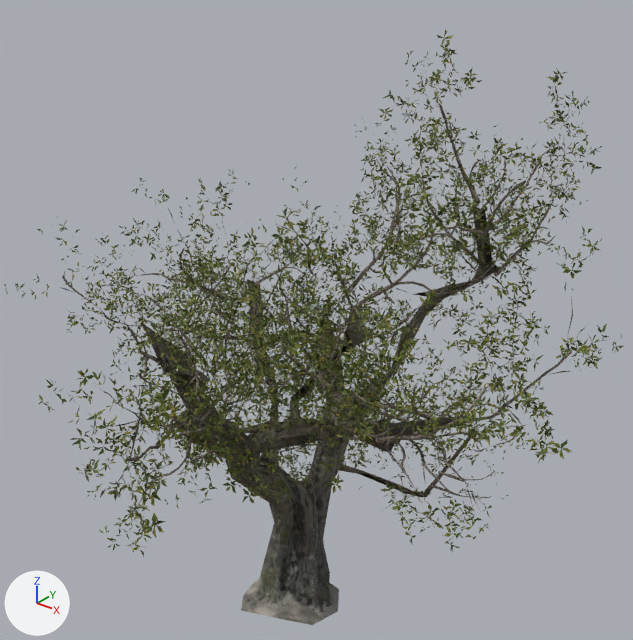
One commit to the glTF model public/assets/realistic/island_tree_01-low.glb: the scene before it, then after it.
The view is the same before and after, from a camera (50 mm lens) standing at (4.14, -4.76, 5.9) and looking at (0.06, 0.34, 2.74). The lights are fixed; the arrows at lower left show +X, +Y and +Z. The picture after the commit comes second. Where no turn or scale is listed for an object, it has been applied to the vertices. Vertices at exactly the same position are counted once.

Names of what the first picture shows: 'island_tree_01_LOD0'.
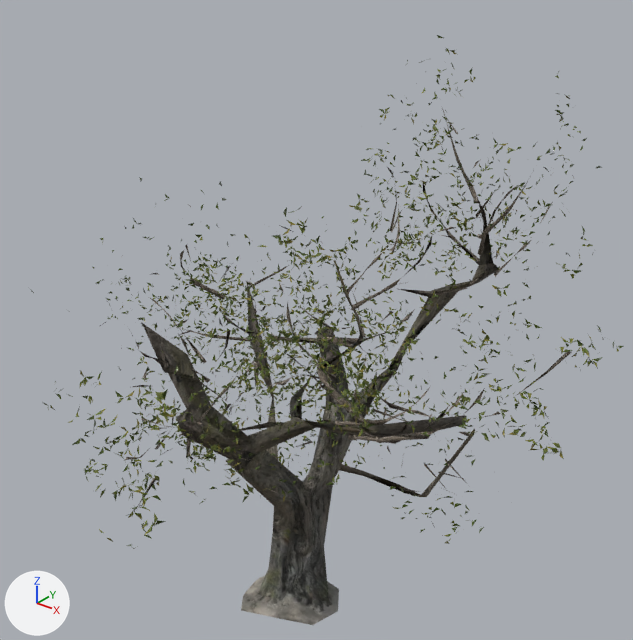
Where the newer file only moved an object's origin or applied its transform, the numbers keep the older frame.

Pixel boxes [x1, y1, x2, y2] of what changed, in the pictures (633 x 640 px):
'island_tree_01_LOD0', reshaped
    before: [4, 29, 623, 625]
    after: [31, 35, 623, 625]
part 1 of me_island_trees_01_blockout_cleaned, deleted
    before: [4, 29, 622, 557]
part 2 of me_island_trees_01_blockout_cleaned, cut back
    before: [31, 47, 614, 602]
    after: [55, 50, 602, 600]
part 3 of me_island_trees_01_blockout_cleaned, surface changed
    before: [386, 166, 419, 275]
    after: [219, 167, 419, 334]

The edits, one by one:
me_island_trees_01_blockout_cleaned is used by ob_island_tree_01_lod0; location (0.042, 0.169, 2.495).
me_island_trees_01_blockout_cleaned had 74937 vertices, 34627 faces and spanned x -2.37..2.37, y -2.4..2.4, z -2.51..2.51.
me_island_trees_01_blockout_cleaned now has 15494 vertices, 6425 faces and spans x -2.33..2.36, y -2.39..2.34, z -2.51..2.47.
me_island_trees_01_blockout_cleaned part 1: 15744 loose pieces with 51406 vertices, spanning x -2.37..2.37, y -2.4..2.4, z -1.71..2.51, are deleted.
me_island_trees_01_blockout_cleaned part 2: 199 vertices moved within x -2.27..2.15, y -1.86..2.14, z -1.13..2.38; 8668 vertices removed from x -2.37..2.32, y -2.33..2.33, z -2.42..2.44; 631 vertices added at x -2.23..2.3, y -2.16..2.33, z -2.16..2.27.
me_island_trees_01_blockout_cleaned part 3: 6 kept faces spanning x -1.5..0.74, y 0.04..1.45, z -0.94..1.23 get new texture (UV) coordinates.
Other edits to the shape of me_island_trees_01_blockout_cleaned do not show in these pictures.
